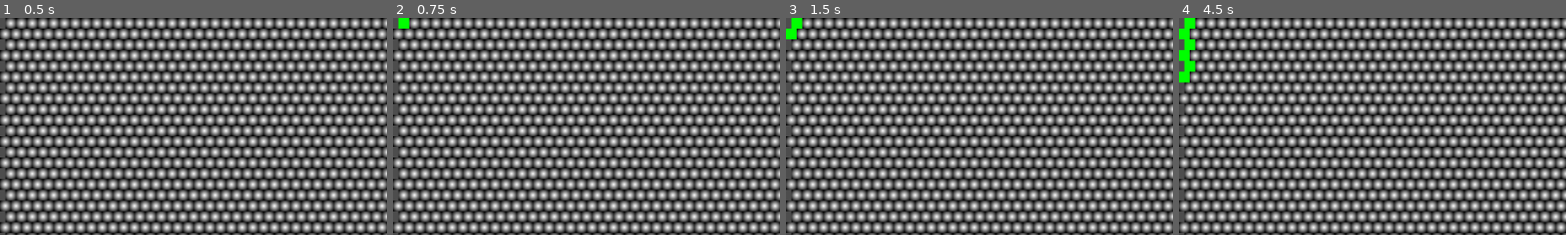
Above: before the commit, frames 1-4 (left to right).
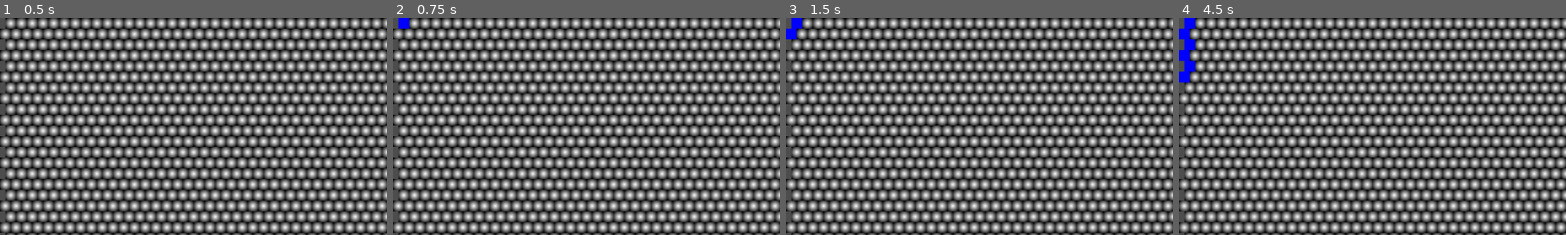
Above: after the commit, the same moments.

Repository: snappy-cobra/GGJ25
Game: Godot game, scene res://scenes/world.tscn
The game is run twice, just before and just after one commit, with the same random seed, the same clock (stepped at 60 frames per second) and the same inputs.
Inputs (mouse positions are % of the whole screen's width and height, from its top left):
- Up to frame 1 (0.5 s): no input
- Up to frame 2 (0.75 s): tap Enter at 0.5 s; move the mouse to (1, 1) at 0.52 s; click (1, 1) at 0.67 s
- Up to frame 3 (1.5 s): tap Space at 1.25 s; move the mouse to (1, 4) at 1.27 s; click (1, 4) at 1.42 s
- Up to frame 4 (4.5 s): tap Enter at 2, 3.5 s; move the mouse to (1, 6) at 2.02 s; click (1, 6) at 2.17 s; tap Space at 2.75, 4.25 s; move the mouse to (1, 9) at 2.77 s; click (1, 9) at 2.92 s; move the mouse to (1, 11) at 3.52 s; click (1, 11) at 3.67 s; move the mouse to (1, 14) at 4.27 s; click (1, 14) at 4.42 s
The pictures show only the part of the screen within x 0-50%, y 0-50%; the shares and areas given below are measured in that part.

Frame 1 is identical in both runs. In frame 2, 0.1% of the frame differs, in the area x 1-5%, y 0-5%; in frame 3, 0.3%; in frame 4, 0.9%, in the area x 0-5%, y 0-30%.

Commit message:
fix team assignment

Diff:
--- a/game/code/players.gd
+++ b/game/code/players.gd
@@ -50,6 +50,7 @@
 
 
 func assign_teams(preferredTeamsNumber: int = 2) -> void:
-	var size = teams.size()
+	var i: int = 0
 	for p in players:
-		p.team = teams[size % preferredTeamsNumber]
+		p.team = teams[i % teams.size()]
+		i += 1
